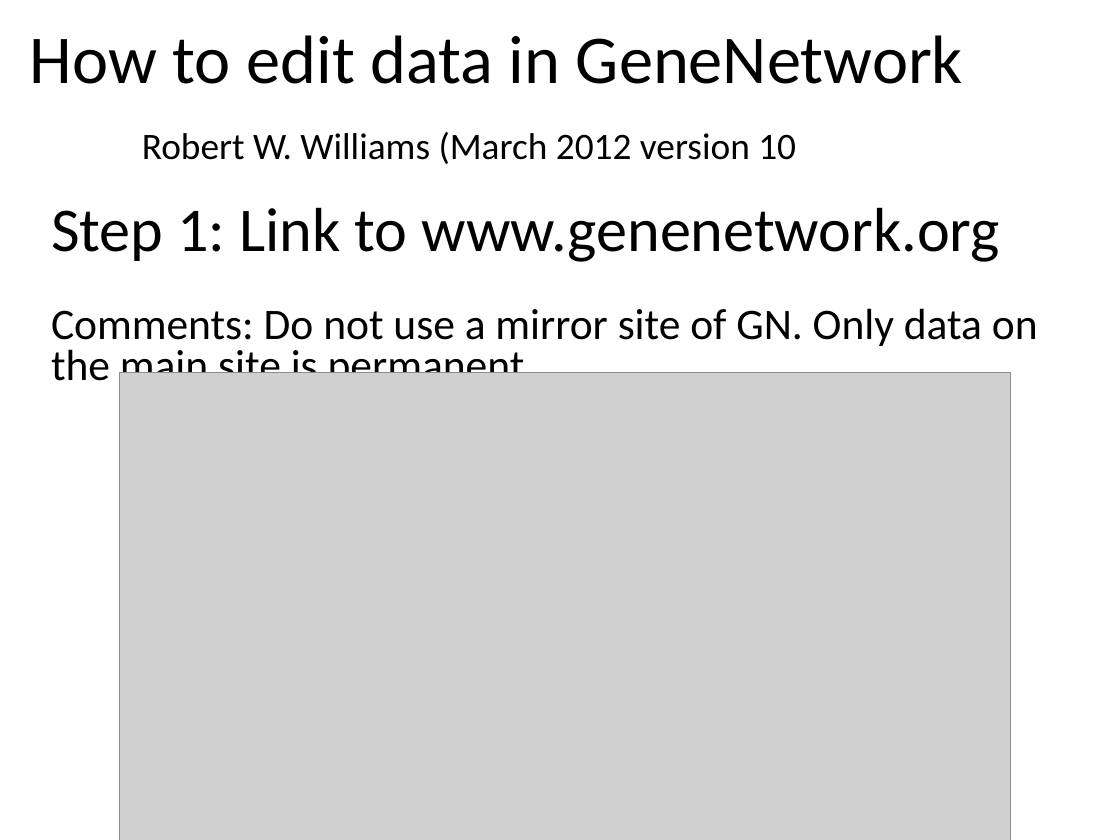
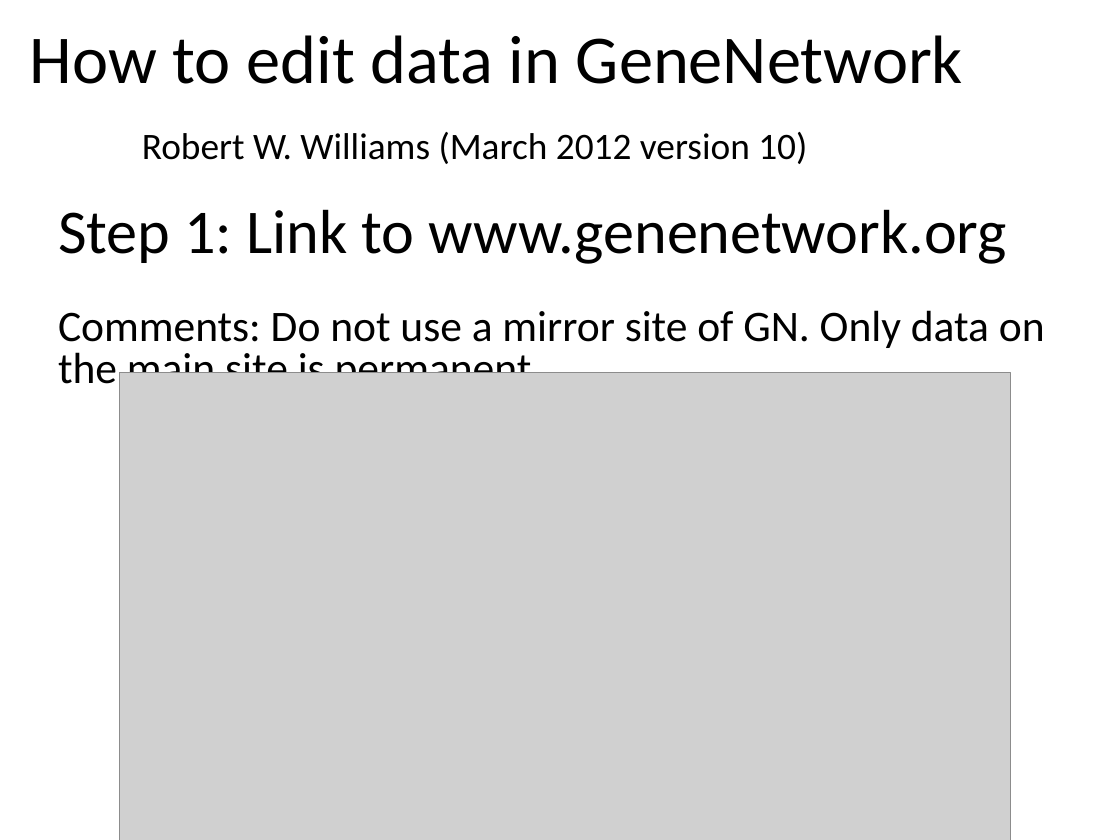
Before and after one commit to genenetwork/genenetwork1, a slide deck: slide 1 of web/tutorial/ppt/ppt/HowToEditPhenotypeDataInGeneNetwork.ppt. Drawn at 1120x840 pixels with LibreOffice and Linux fonts; fonts in the diff are those of the drawing; grey boxes stand for pictures. Boxes give left, top, right and bottom in pixels: in the first picture for what was removed or moved away, otherwise in the second. Text is boxed around its words. In the diff, an @@ line names an element or a change of style, - is before the commit and + after.

```diff
--- a/web/tutorial/ppt/ppt/HowToEditPhenotypeDataInGeneNetwork.ppt
+++ b/web/tutorial/ppt/ppt/HowToEditPhenotypeDataInGeneNetwork.ppt
@@ title at (30,35,963,164): text changed @@
-How to edit data in GeneNetwork
-Robert W. Williams (March 2012 version 10
+How to edit data in GeneNetwork
+Robert W. Williams (March 2012 version 10)
@@ text "Step 1: Link to www.genenetwork.org": place and size @@
-text "Step 1: Link to www.genenetwork.org" at (51,207,1038,381)
+text "Step 1: Link to www.genenetwork.org" at (58,209,1045,384)
```
Also in this commit, not shown: 2 other files.
